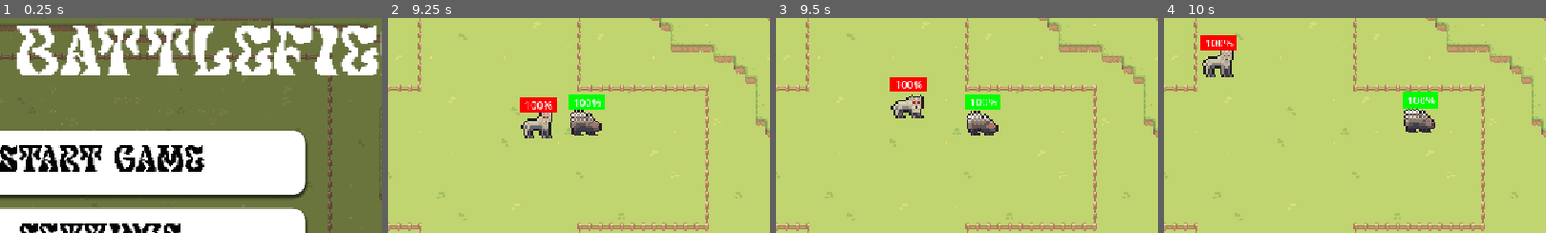
Above: before the commit, frames 1-4 (left to right).
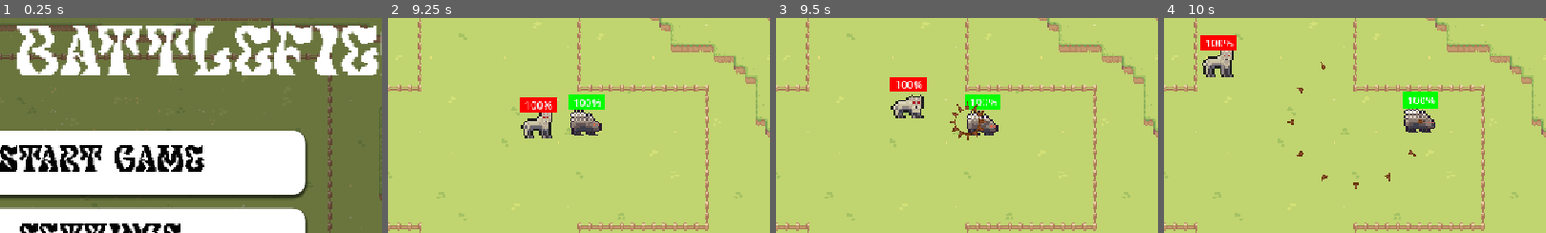
Above: after the commit, the same moments.

Repository: NNKD-Kevin/bouncy-battlefield
Game: Godot game, scene res://scenes/main_menu.tscn
Two runs of this game, one before a commit and one after it. Both use one fixed random seed, a clock stepped at 60 frames per second and the inputs below.
Inputs (mouse positions are % of the whole screen's width and height, from its top left):
- Up to frame 1 (0.25 s): no input
- Up to frame 2 (9.25 s): click "START GAME" at 0.5 s; click (22, 50) at 1.25 s; tap Space (start) at 2, 4.35, 8.85 s; move the mouse to (45, 70) at 2.02 s; hold Space (start) 2.03-2.78 s; hold Q (speedup) 2.03-3.53 s; click (45, 70) at 2.17 s; move the mouse to (80, 65) at 2.77 s; tap Alt at 2.85, 5.1, 7.35 s; move the mouse to (20, 35) at 3.52 s; hold Left 3.53-5.03 s; tap Shift at 3.6, 5.85, 8.1 s; move the mouse to (55, 50) at 4.27 s; click (55, 50) at 4.42 s; move the mouse to (35, 25) at 5.02 s; hold Down 5.03-5.78 s; move the mouse to (72, 45) at 5.77 s; hold Right 5.78-6.53 s; move the mouse to (30, 55) at 6.52 s; hold Q (speedup) 6.53-7.28 s; hold Space (start) 6.53-7.28 s; click (30, 55) at 6.67 s; move the mouse to (60, 28) at 7.27 s; hold Right from 7.28 s (still down); move the mouse to (45, 70) at 8.02 s; move the mouse to (80, 65) at 8.77 s; click (80, 65) at 8.92 s
- Up to frame 3 (9.5 s): keep holding Right
- Up to frame 4 (10 s): move the mouse to (20, 35) at 9.52 s; release Right at 9.53 s; hold Down from 9.53 s (still down); tap Alt at 9.6 s
The pictures show only the part of the screen within x 37-87%, y 9-59%; the shares and areas given below are measured in that part.

Frames 1-2 are identical in both runs. In frame 3, 0.3% of the frame differs, in the area x 45-56%, y 38-57%; in frame 4, 0.2%.

Commit message:
Hedgehog

Diff:
--- /dev/null
+++ b/haven-game/scenes/spike.tscn
@@ -0,0 +1,20 @@
+[gd_scene format=3 uid="uid://cagjnhorvkw1i"]
+
+[ext_resource type="Script" uid="uid://dhi7osm6kgpwf" path="res://script/spike.gd" id="1_7a7y0"]
+[ext_resource type="Texture2D" uid="uid://dx06giuk58xyt" path="res://assets/Basic Asset Pack/Basic Asset Pack/Basic Animal Sprites/spikes.png" id="2_7a7y0"]
+
+[sub_resource type="CapsuleShape2D" id="CapsuleShape2D_1vivr"]
+radius = 5.0
+height = 12.0
+
+[node name="CharacterBody2D" type="CharacterBody2D" unique_id=632679528]
+collision_layer = 2
+script = ExtResource("1_7a7y0")
+
+[node name="Sprite2D" type="Sprite2D" parent="." unique_id=953948282]
+position = Vector2(3, 0)
+texture = ExtResource("2_7a7y0")
+
+[node name="CollisionShape2D" type="CollisionShape2D" parent="." unique_id=272194000]
+rotation = 1.5707964
+shape = SubResource("CapsuleShape2D_1vivr")
--- a/haven-game/script/animal.gd
+++ b/haven-game/script/animal.gd
@@ -34,6 +34,9 @@
 var poo=preload("res://scenes/poo.tscn")
 const POO_SPEED = 0.0001
 
+#Porcupine
+var spike=preload("res://scenes/spike.tscn")
+const SPIKE_SPEED =150
 func _ready() -> void:
 	green_style.bg_color = Color.GREEN
 	red_style.bg_color = Color.RED
@@ -62,6 +65,17 @@
 		hp-=delta*5
 
 func fire(type:String):
+	if type=='porcupine':
+		for i in range(12):
+			var dir=Vector2.RIGHT.rotated(TAU/12*i)
+			var s=spike.instantiate()
+			s.velocity=dir*SPIKE_SPEED
+			s.rotation=dir.angle()
+			s.add_collision_exception_with(self)
+			add_collision_exception_with(s)
+			get_parent().add_child(s)
+			s.global_position=$CollisionShape2D.global_position
+		return
 	var bullet=null
 	if type=='chick':
 		bullet = egg.instantiate()
@@ -72,15 +86,11 @@
 		bullet.velocity=velocity*POO_SPEED
 	bullet.add_collision_exception_with(self)
 	add_collision_exception_with(bullet)
-	if type!='porcupine':
-		bullet.side=side
-		get_parent().add_child(bullet)
-		bullet.global_position = $CollisionShape2D.global_position
-	else:
-		for i in range(12):
-			bullet.velocity=velocity.rotated(30*i)
-			get_parent().add_child(bullet)
-			bullet.global_position = $CollisionShape2D.global_position
+	bullet.side=side
+	bullet.rotation=global_rotation
+	bullet.global_position = $CollisionShape2D.global_position
+	get_parent().add_child(bullet)
+
 
 
 
@@ -113,6 +123,9 @@
 			'chick','pig':
 				if not (collider is CharacterBody2D) and grown:
 					fire(type)
+			'porcupine':
+				if is_enemy and ready_to_hit:
+					fire(type)
 
 
 func _on_animation_finished() -> void:
--- /dev/null
+++ b/haven-game/script/spike.gd
@@ -0,0 +1,16 @@
+extends CharacterBody2D
+class_name Spike
+var bounciness=1.0
+var side=null
+var type='spike'
+func _physics_process(delta: float) -> void:
+	var collision=move_and_collide(velocity*delta)
+	if collision:
+		velocity=velocity.bounce(collision.get_normal())*bounciness
+		var collider=collision.get_collider()
+		if collider is CharacterBody2D and (not collider is Spike):
+			collider.hp-=10
+			collider.flash_animation.play('flash')
+		queue_free()
+	if not Global.combat:
+		queue_free()
Not shown, added: haven-game/script/spike.gd.uid
